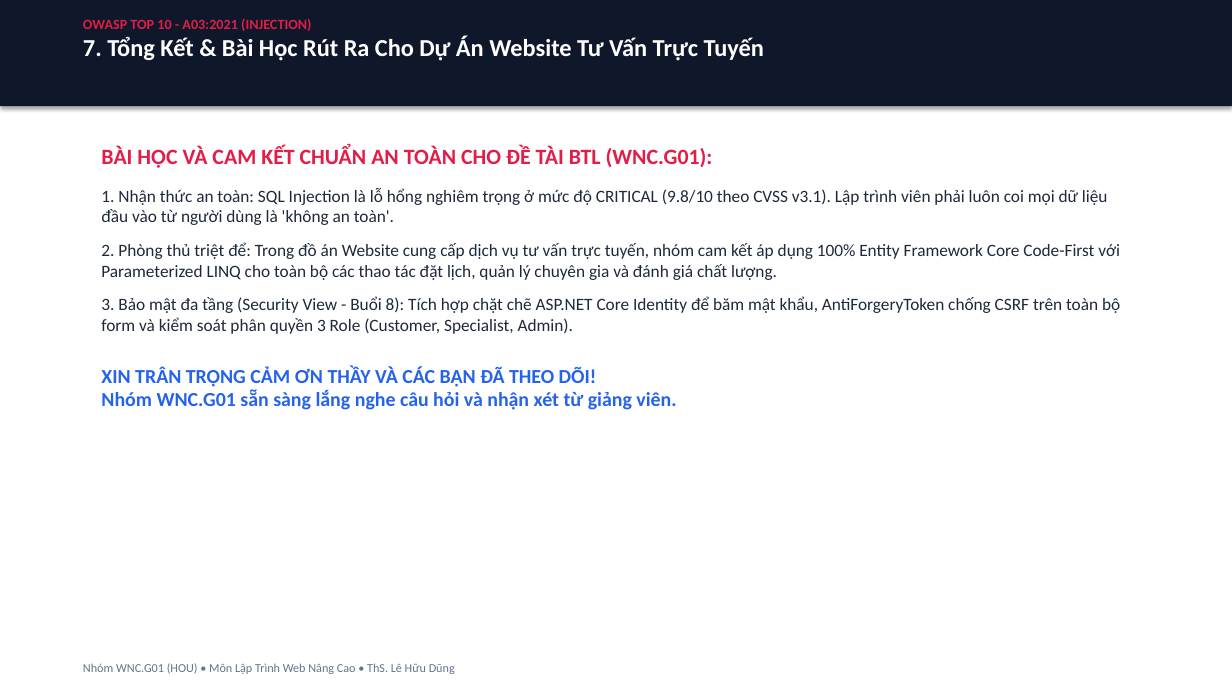
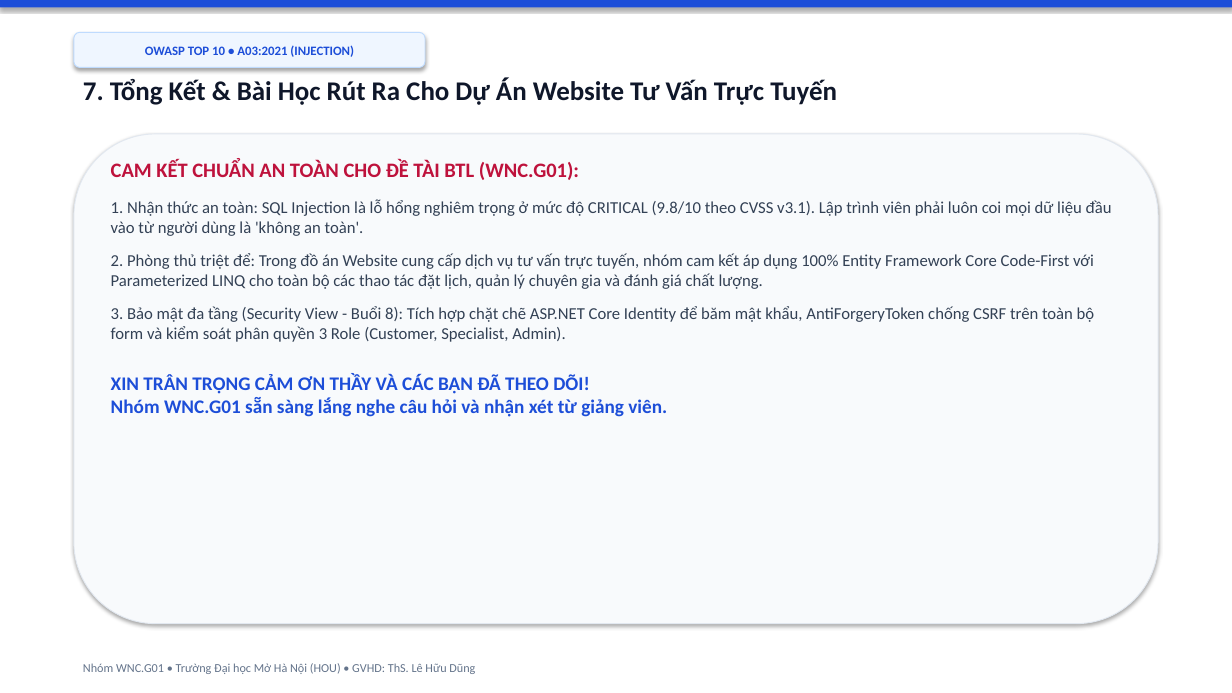
Before and after one commit to hocjsoo/OWASP_Demo, a slide deck: slide 8 of Slide_OWASP_SQL_Injection.pptx. Drawn at 1232x693 pixels with LibreOffice and Linux fonts; fonts in the diff are those of the drawing. Boxes give left, top, right and bottom in pixels: in the first picture for what was removed or moved away, otherwise in the second. Text is boxed around its words. In the diff, an @@ line names an element or a change of style, - is before the commit and + after.

Commit message:
feat: redesign entire presentation with modern Gamma/Canva light theme optimized for classroom projectors

```diff
--- a/Slide_OWASP_SQL_Injection.pptx
+++ b/Slide_OWASP_SQL_Injection.pptx
@@ rectangle: place and size @@
-rectangle at <box>0,0,1232,106</box>
+rectangle at <box>0,0,1232,7</box>
@@ rectangle at <box>0,0,1232,7</box>: fill #0F172A to #1D4ED8 @@
@@ text at <box>83,18,311,31</box>: paragraph removed @@
-OWASP TOP 10 - A03:2021 (INJECTION)
@@ rounded rectangle added at <box>74,32,425,67</box>, fill #EFF6FF, outline #BFDBFE 0.75 pt, 10 pt, text #1D4ED8, bold @@
+OWASP TOP 10 • A03:2021 (INJECTION)
@@ text "7. Tổng Kết & Bài ...": place and size @@
-text "7. Tổng Kết & Bài ..." at <box>83,18,764,61</box>
+text "7. Tổng Kết & Bài ..." at <box>83,78,837,105</box>
@@ text "7. Tổng Kết & Bài ..." at <box>83,78,837,105</box>: size 19 to 21 pt, text colour #FFFFFF to #0F172A @@
@@ rounded rectangle added at <box>74,134,1158,624</box>, fill #F8FAFC, outline #E2E8F0 0.75 pt @@
@@ text "CAM KẾT CHUẨN AN TOÀN ...": place and size @@
-text "CAM KẾT CHUẨN AN TOÀN ..." at <box>101,146,1120,410</box>
+text "CAM KẾT CHUẨN AN TOÀN ..." at <box>111,160,1112,417</box>
@@ text at <box>111,160,579,180</box>: text changed; size 17 to 16 pt; text colour #E11D48 to #BE123C @@
-BÀI HỌC VÀ CAM KẾT CHUẨN AN TOÀN CHO ĐỀ TÀI BTL (WNC.G01):
+CAM KẾT CHUẨN AN TOÀN CHO ĐỀ TÀI BTL (WNC.G01):
@@ text at <box>111,200,1112,417</box>: size 13.5 to 13 pt, text colour #1E293B to #334155 in "1. Nhận thức an toàn: SQL Injection ...", "2. Phòng thủ triệt để: Trong đồ ...", "3. Bảo mật đa tầng (Security View ..."; size 15.5 to 15 pt, text colour #2563EB to #1D4ED8 in "XIN TRÂN TRỌNG CẢM ƠN THẦY VÀ ..." @@
@@ text at <box>83,663,475,674</box>: text changed @@
-Nhóm WNC.G01 (HOU) • Môn Lập Trình Web Nâng Cao • ThS. Lê Hữu Dũng
+Nhóm WNC.G01 • Trường Đại học Mở Hà Nội (HOU) • GVHD: ThS. Lê Hữu Dũng
```
Also in this commit, not shown: 7 other slides changed, 2 other files.
